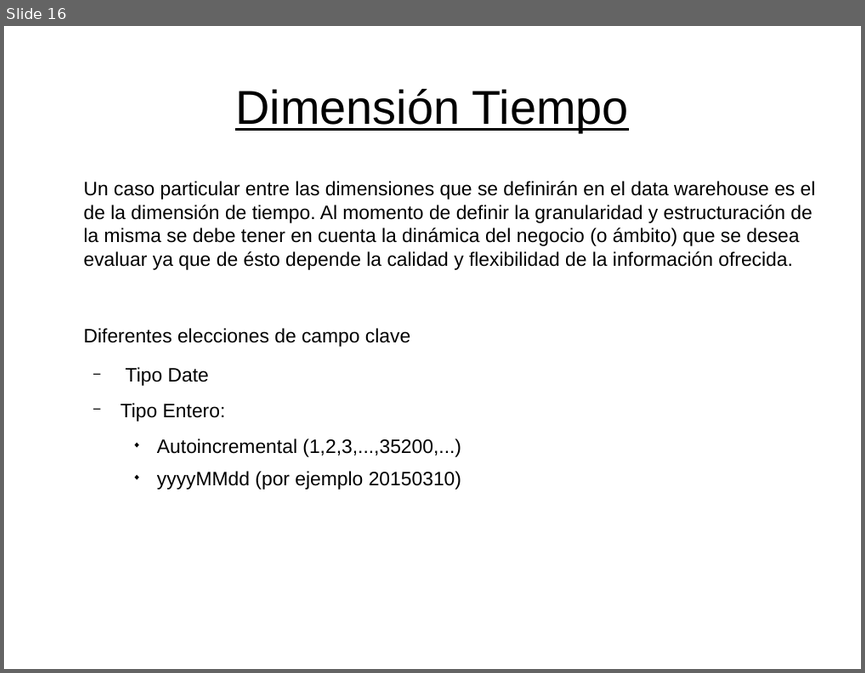
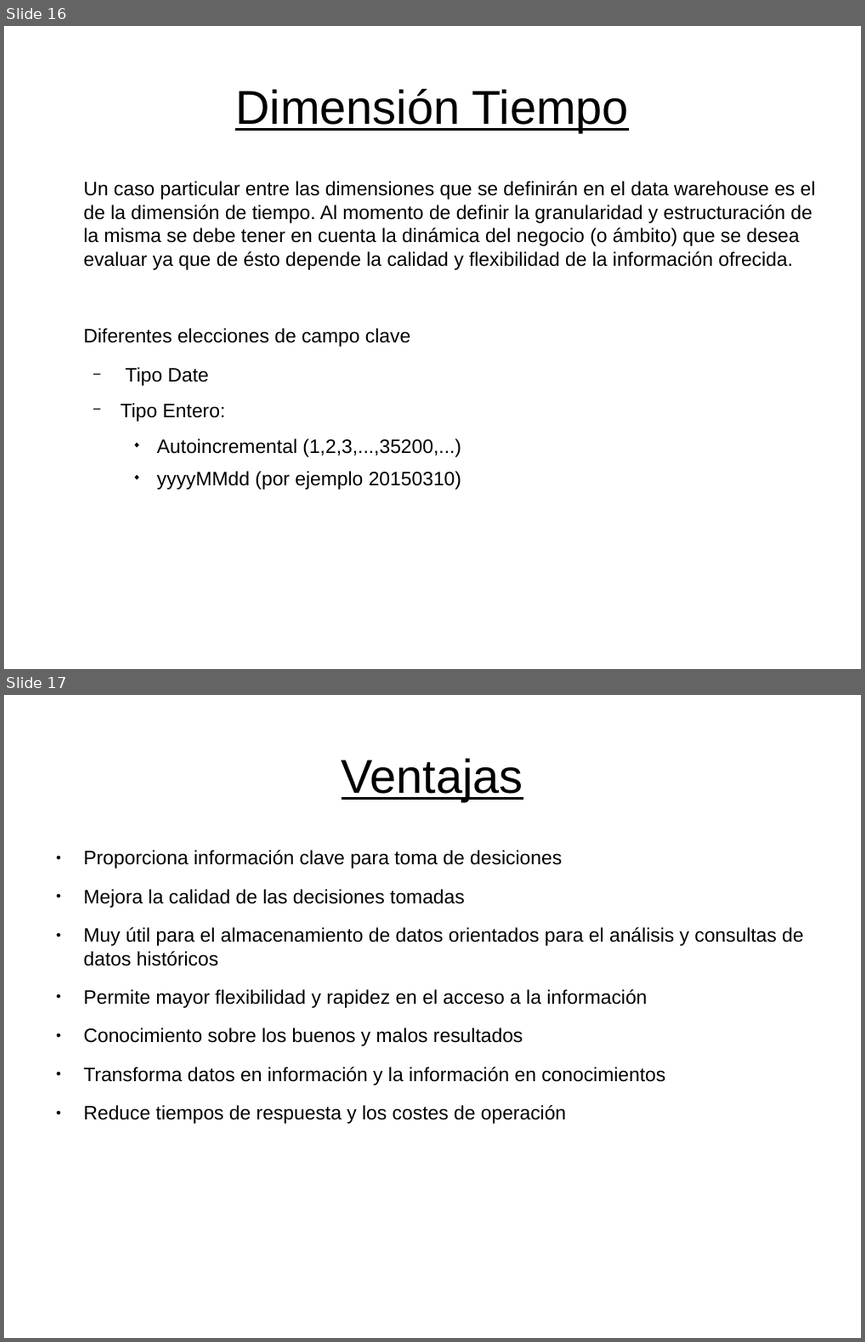
Before and after one commit to JoelCa/BDA, a slide deck: clase1/javier/presentaciones/presentacion_1.odp. Shown one above the other, each under a label of ours: slide 16 before the commit, slides 16 and 17 after it. The pictures are 865x673 and 865x1342 pixels, drawn with LibreOffice and Linux fonts; fonts in the diff are those of the drawing. Boxes give left, top, right and bottom in pixels: in the first picture for what was removed or moved away, otherwise in the second. Text is boxed around its words. In the diff, an @@ line names an element or a change of style, - is before the commit and + after.

Commit message:
agregue ventajas y desventajas del DW

```diff
--- a/clase1/javier/presentaciones/presentacion_1.odp
+++ b/clase1/javier/presentaciones/presentacion_1.odp
@@ slide 17 added at box(4, 695, 861, 1338), background #FFFFFF @@
@@ title added at box(341, 758, 523, 801), 44 pt, text #000000, underline @@
+Ventajas
@@ text added at box(84, 850, 803, 1123), 18 pt, text #000000 @@
+● Proporciona información clave para toma de desiciones
+● Mejora la calidad de las decisiones tomadas
+● Muy útil para el almacenamiento de datos orientados para el análisis y consultas de datos históricos
+● Permite mayor flexibilidad y rapidez en el acceso a la información
+● Conocimiento sobre los buenos y malos resultados
+● Transforma datos en información y la información en conocimientos
+● Reduce tiempos de respuesta y los costes de operación
```
Also in this commit, not shown: 1 other slide added, 2 other files.
